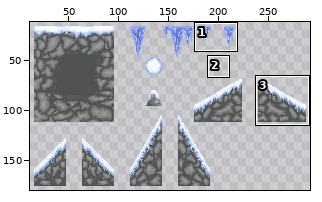
Pixel-art file, stored at sprites/levels/IceMountain.aseprite. The first picture is a wide view before the edit; the outline marks the close-up.
Close-up. As it was:
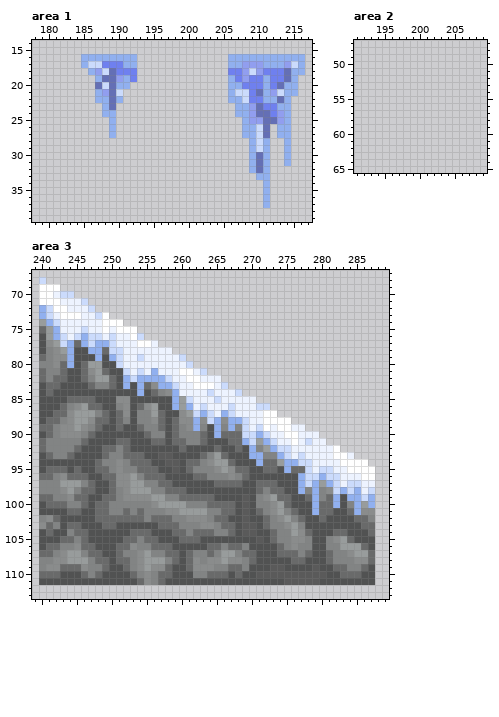
320x320 pixels, 1 frame. Shown: area 1: x 178..217, y 14..39; area 2: x 191..209, y 47..65; area 3: x 239..289, y 67..113. The wide view leaves out empty margins. The commit also changed other parts of the picture, which this record leaves out.
Now the later version:
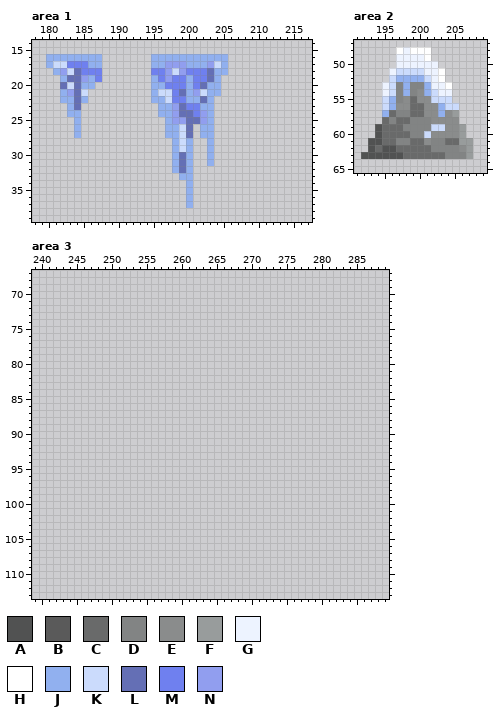
Palette (. is transparent): A #515252  B #5a5a5a  C #696a6a  D #828484  E #8a8c8c  F #989c9c  G #edf3ff  H #ffffff  J #91b0ef  K #cbdbfc  L #646fb5  M #6f80ef  N #919eef
Difference:
Changed rows in their new state; - is an unchanged pixel.
Area 1:
first column x 180:
16 JJJJJ---.....--JJJJJJJJJJJ...........
17 JKKMMMJJ.....--JJNNNJJJNKJ...........
18 -JNKLMMM.....--MMNKNMMMLJJ...........
19 --JLLNJM.....--JMNMMJMMLJ-..........-
20 --LKLJJ.....---JJMMMJMLJJ-..........-
21 --JNLK-....----JKKMLJNKJJ-..........-
22 --JJLJ-....----JJKMMJJLJ--.........--
23 ---JL---..------JJNLMMJJ---........--
24 ---JJ---..------JJNLLMNJ---........--
25 ----J----.-------JNNLLNJ----.......--
26 ----J----.-------JJKL-JJ----....-..--
27 ----J----.-------JJKL-JJ----....-..--
28 ------------------JKJ--J-----...--.--
29 ------------------JKJ--J-----...--.--
30 ------------------JLJ--J-----...--.--
31 ------------------JLJ--J-----...--.--
32 ------------------JLJ--------...-----
33 -------------------JJ---------..-----
34 --------------------J----------.-----
35 --------------------J----------.-----
36 --------------------J----------.-----
37 --------------------J----------.-----
Area 2:
first column x 192:
48 -----HGHHH------
49 -----GGGGH------
50 -----GGGGGG-----
51 ----GKKKKGGH----
52 ----KJJJJKGH----
53 ---GKDJDDJGGH---
54 ---GKDJDEJKGG---
55 ---KJDECEEKKK---
56 ---KJEECCEEJKK--
57 ---JCDDCCEEJEF--
58 ---CDCCDDDEEEE--
59 --ACCCDDDDKKEEF-
60 --ACCCCDDKEEEEF-
61 -AACCDDCCEDDCCFF
62 -ACAACCCCCDDDDEF
63 AAAAAACCCCCCDDDF
Area 3:
first column x 240:
 68 .-----------------------------------------------
 69 ...---------------------------------------------
 70 .....-------------------------------------------
 71 .......-----------------------------------------
 72 ........----------------------------------------
 73 ..........--------------------------------------
 74 ............------------------------------------
 75 ..............----------------------------------
 76 ...............---------------------------------
 77 .................-------------------------------
 78 ...................-----------------------------
 79 .....................---------------------------
 80 ......................--------------------------
 81 ........................------------------------
 82 ..........................----------------------
 83 ...........................---------------------
 84 .............................-------------------
 85 ...............................-----------------
 86 .................................---------------
 87 ..................................--------------
 88 ....................................------------
 89 ......................................----------
 90 ........................................--------
 91 .........................................-------
 92 ...........................................-----
 93 .............................................---
 94 ...............................................-
 95 ................................................
 96 ................................................
 97 ................................................
 98 ................................................
 99 ................................................
100 ................................................
101 ................................................
102 ................................................
103 ................................................
104 ................................................
105 ................................................
106 ................................................
107 ................................................
108 ................................................
109 ................................................
110 ................................................
111 ................................................
